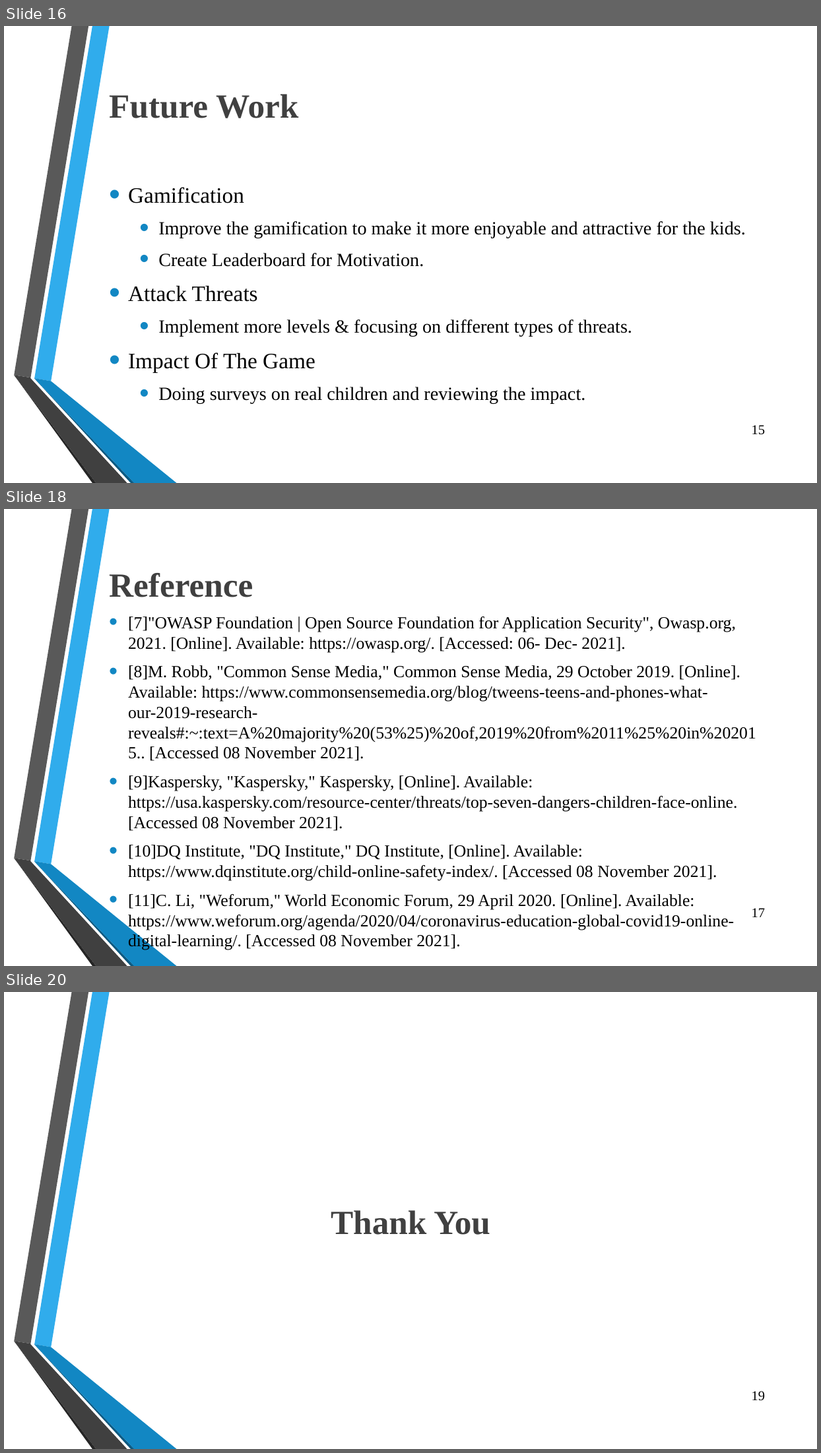
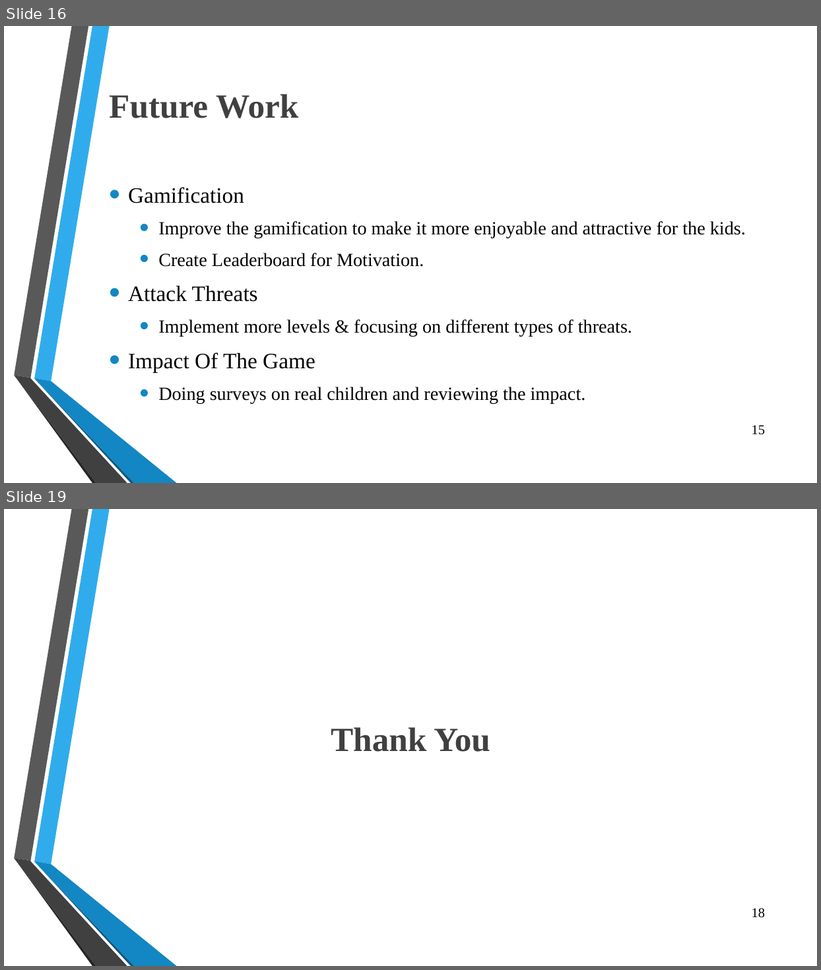
Before and after one commit to OmarSedkyUI/CyberLearningAdventureJunior, a slide deck: Graduation_Project_Presentation_FinalSeminar.pptx. Shown one above the other, each under a label of ours: slides 16, 18 and 20 before the commit, slides 16 and 19 after it; the slides between them are not shown. The pictures are 821x1453 and 821x970 pixels, drawn with LibreOffice and Linux fonts; fonts in the diff are those of the drawing; background and template pictures are left out. Boxes give left, top, right and bottom in pixels: in the first picture for what was removed or moved away, otherwise in the second. Text is boxed around its words. In the diff, an @@ line names an element or a change of style, - is before the commit and + after.

```diff
--- a/Graduation_Project_Presentation_FinalSeminar.pptx
+++ b/Graduation_Project_Presentation_FinalSeminar.pptx
@@ slide 18 removed at <box>4,509,817,966</box>, background picture (left out); not listed: 6 template elements that a slide beside it also shows @@
@@ title removed at <box>109,573,253,597</box> @@
-Reference
@@ text removed at <box>128,617,756,951</box> @@
-• [7]"OWASP Foundation | Open Source Foundation for Application Security", Owasp.org, 2021. [Online]. Available: https://owasp.org/. [Accessed: 06- Dec- 2021].
-• [8]M. Robb, "Common Sense Media," Common Sense Media, 29 October 2019. [Online]. Available: https://www.commonsensemedia.org/blog/tweens-teens-and-phones-what-our-2019-research-reveals#:~:text=A%20majority%20(53%25)%20of,2019%20from%2011%25%20in%202015.. [Accessed 08 November 2021].
-• [9]Kaspersky, "Kaspersky," Kaspersky, [Online]. Available: https://usa.kaspersky.com/resource-center/threats/top-seven-dangers-children-face-online. [Accessed 08 November 2021].
-• [10]DQ Institute, "DQ Institute," DQ Institute, [Online]. Available: https://www.dqinstitute.org/child-online-safety-index/. [Accessed 08 November 2021].
-• [11]C. Li, "Weforum," World Economic Forum, 29 April 2020. [Online]. Available: https://www.weforum.org/agenda/2020/04/coronavirus-education-global-covid19-online-digital-learning/. [Accessed 08 November 2021].
@@ page number removed at <box>752,908,765,918</box> @@
-17
@@ what was slide 20 is now slide 19 @@
@@ page number at <box>752,908,765,918</box>: text changed @@
-19
+18
```
Also in this commit, not shown: 5 slides changed.
